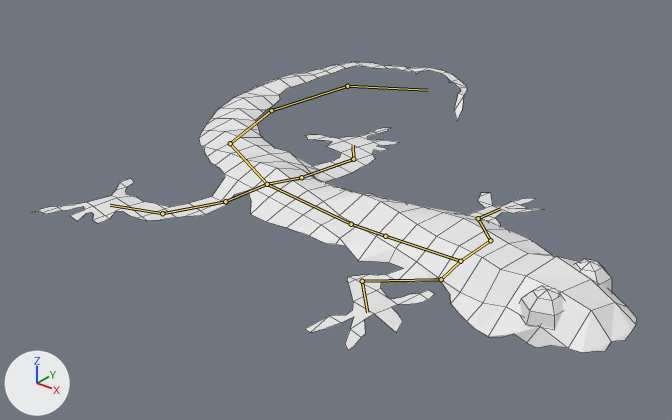
A saved change to the Blender file gekkocrescsendo/player/assets/gecko.blend.
Camera for both pictures: a 50 mm lens placed at (11.99, -15.56, 9.88), pointed at (-1.11, 0.82, -0.28). The axes (+X, +Y, +Z) are drawn at lower left. The lights are the same throughout. The bones that bend it are drawn over the model as lines. Mesh edges are drawn as thin lines.
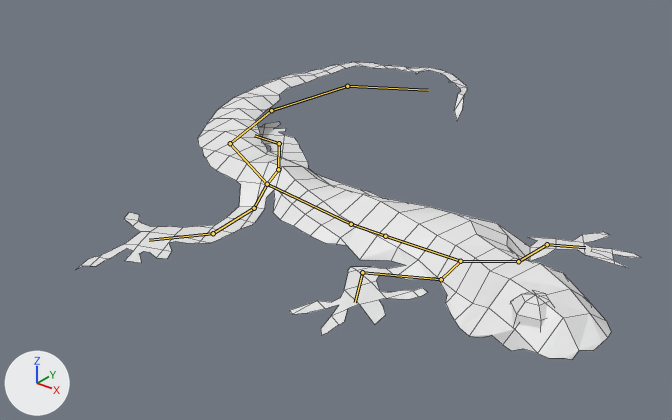
The newer file adds an action. The first version stands in its rest pose; the second is drawn at frame 20 of the action 'Armature.003'.

Changed parts and their boxes (x1, y1, x2, y2) in the pictures (672 x 420 px):
'Grid', posed (7% narrower): before (33, 62, 637, 352); after (77, 62, 641, 359)
bone 'Bone.002', root to tip: before (460, 261) to (490, 240); after (460, 261) to (518, 261)
bone 'Bone.005', root to tip: before (441, 279) to (362, 281); after (441, 279) to (362, 272)
bone 'Bone.009', root to tip: before (267, 184) to (301, 177); after (267, 184) to (278, 169)
bone 'Bone.012', root to tip: before (267, 184) to (225, 201); after (267, 184) to (254, 208)

The change in detail:
Bone 'Bone.002' (bone_bone_002) turns from (0, 0, 0) to (52, 0, -1) degrees about its own x, y and z.
Bone 'Bone.005' (bone_bone_005) turns from (0, 0, 0) to (13, 0, 0) degrees about its own x, y and z.
Bone 'Bone.009' (bone_bone_009) turns from (0, 0, 0) to (-50, 0, 0) degrees about its own x, y and z.
Bone 'Bone.012' (bone_bone_012) turns from (0, 0, 0) to (-33, 0, 0) degrees about its own x, y and z.
